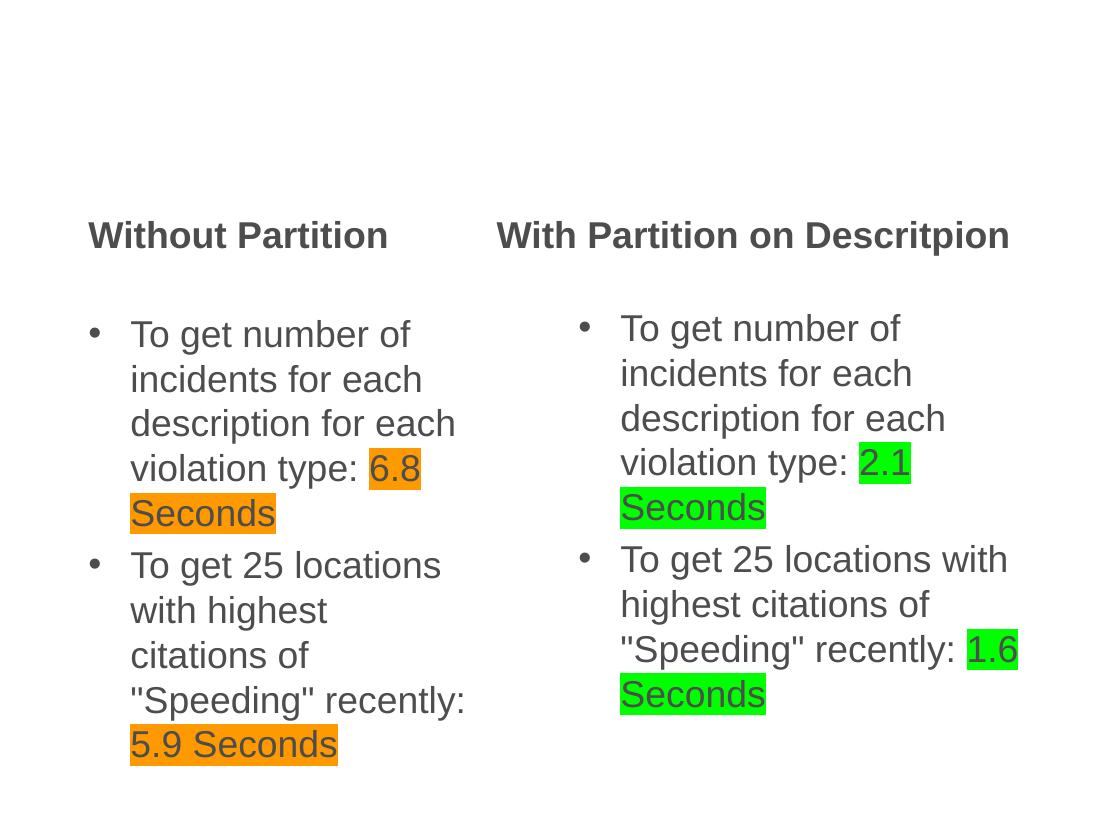
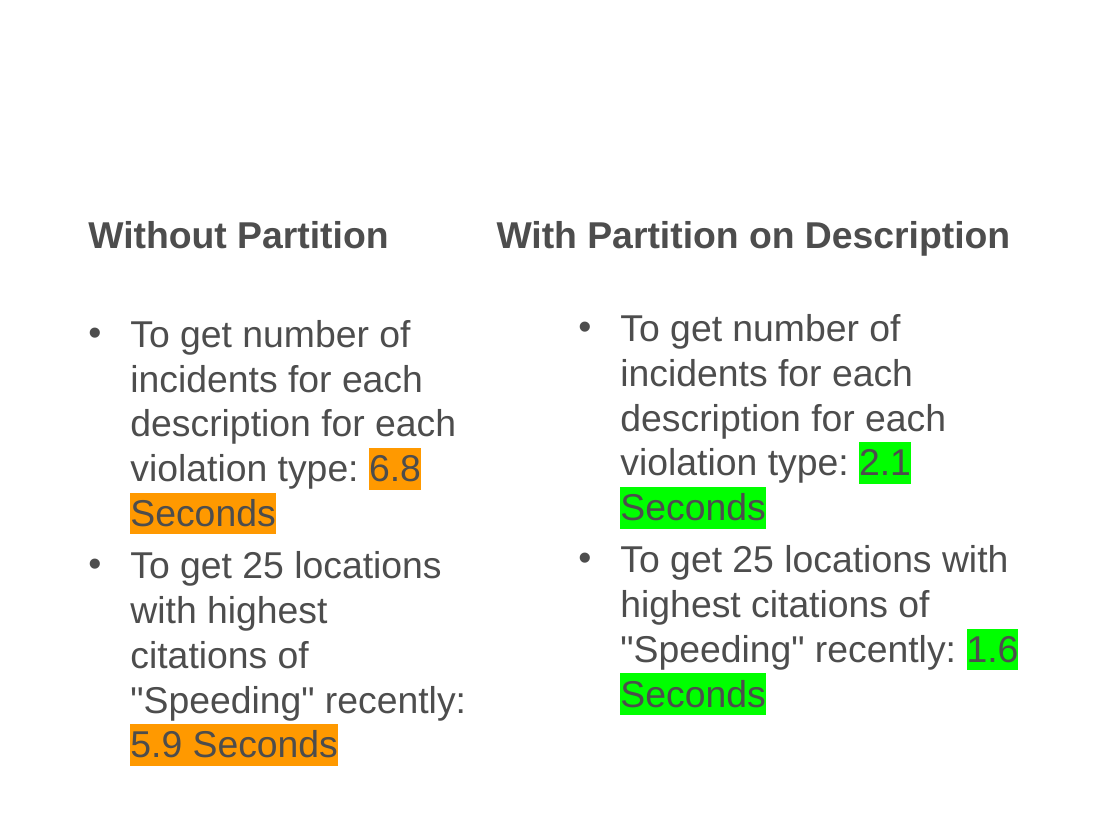
Before and after one commit to hrollin5/Project_4, a slide deck: slide 18 of traffic_violation.pptx. Drawn at 1120x840 pixels with LibreOffice and Linux fonts; fonts in the diff are those of the drawing; background and template pictures are left out. Boxes give left, top, right and bottom in pixels: in the first picture for what was removed or moved away, otherwise in the second. Text is boxed around its words. In the diff, an @@ line names an element or a change of style, - is before the commit and + after.

```diff
--- a/traffic_violation.pptx
+++ b/traffic_violation.pptx
@@ text at [497,221,1010,255]: text changed @@
-With Partition on Descritpion
+With Partition on Description
```
Also in this commit, not shown: 2 other slides changed.
